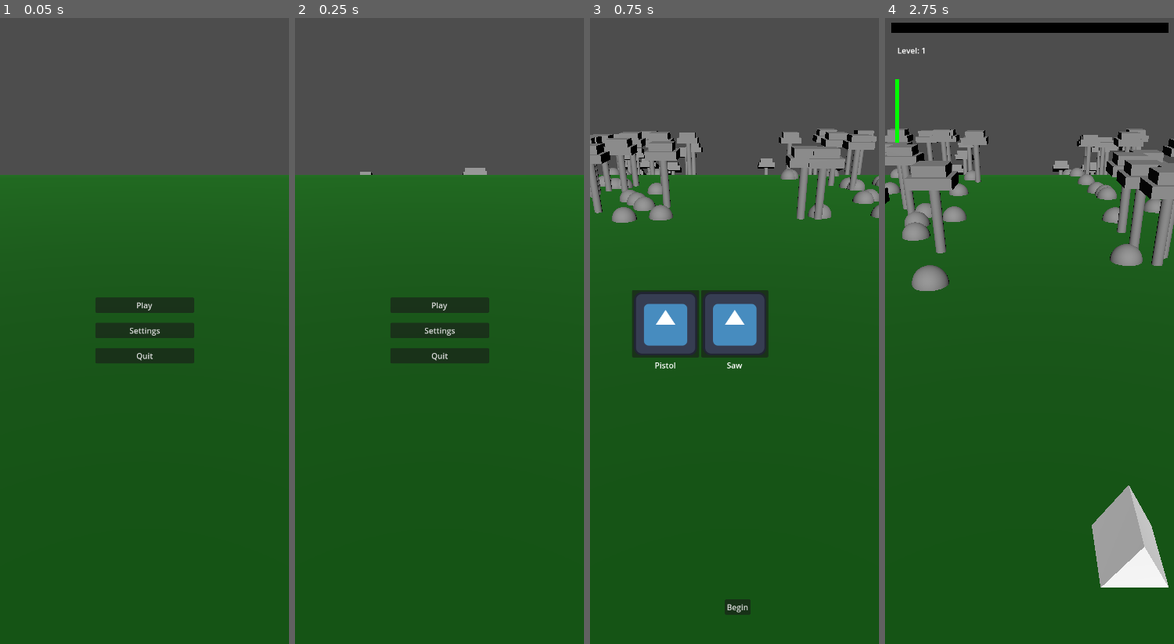
Above: before the commit, frames 1-4 (left to right).
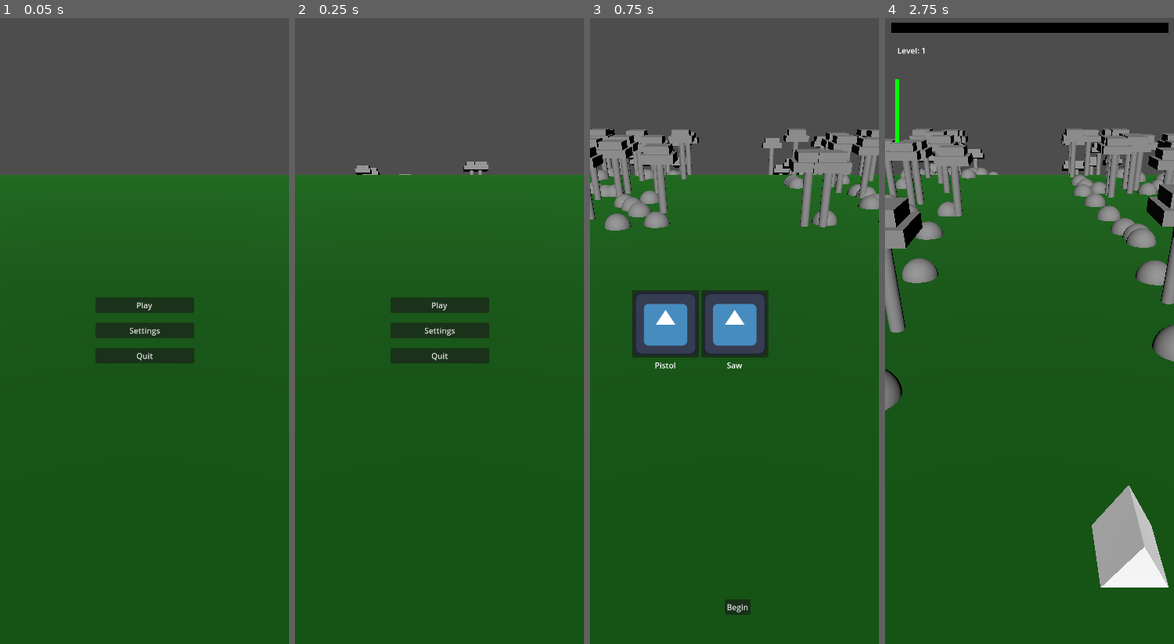
Above: after the commit, the same moments.

Repository: danbolleboom/GodotMobileGame
Game: Godot game, scene res://Scenes/world.tscn
Two runs of this game, one before a commit and one after it. Both use one fixed random seed, a clock stepped at 60 frames per second and the inputs below. The engine's default icon, where the game draws it, is replaced by a stand-in: a white triangle on a blue panel in a dark square.
Inputs (mouse positions are in pixels of both pictures, inside the frame that each line leads up to):
- Up to frame 1 (0.05 s): no input
- Up to frame 2 (0.25 s): no input
- Up to frame 3 (0.75 s): click "Play" at 0.5 s
- Up to frame 4 (2.75 s): click "Begin" at 1.25 s; move the mouse to (1093, 299) at 2.02 s

Frame 1 is identical in both runs. In frame 2, 0.2% of the frame differs, in the area x 20-67%, y 22-26%; in frame 3, 5.8%; in frame 4, 10%, in the area x 0-100%, y 17-63%.
Error in both runs: Cannot call method 'instantiate' on a null value. (res://Scripts/player_movement.gd:20)

Commit message:
change base speed

Diff:
--- a/Scripts/Globals/constants.gd
+++ b/Scripts/Globals/constants.gd
@@ -1,7 +1,7 @@
 extends Node
 
 var menuSpeed: float = 5.0
-var baseSpeed: float = 15.0;
+var baseSpeed: float = 12.0;
 var currentSpeed: float = 100.0;
 var enemyDeadCallback: Callable;
 var gameStateChangedCallback: Callable;
